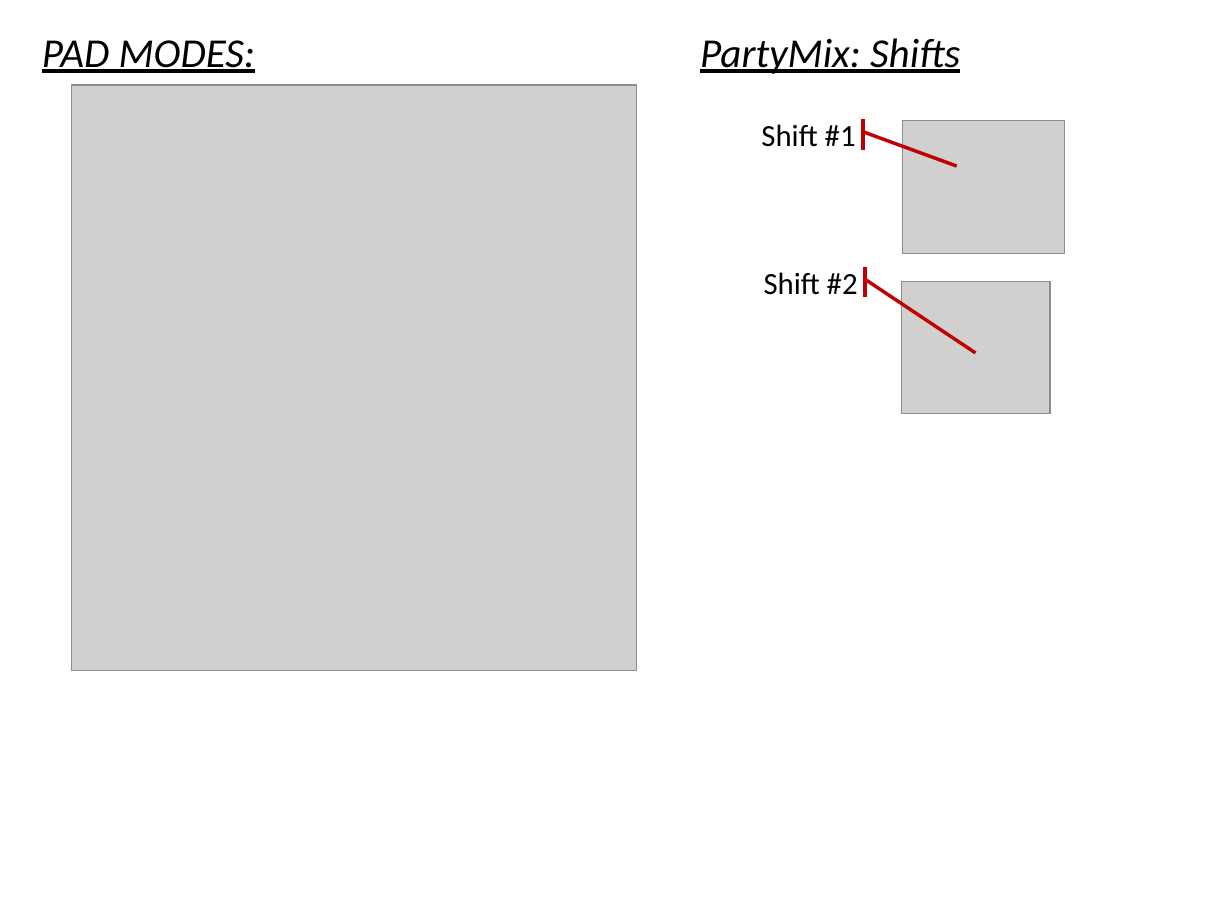
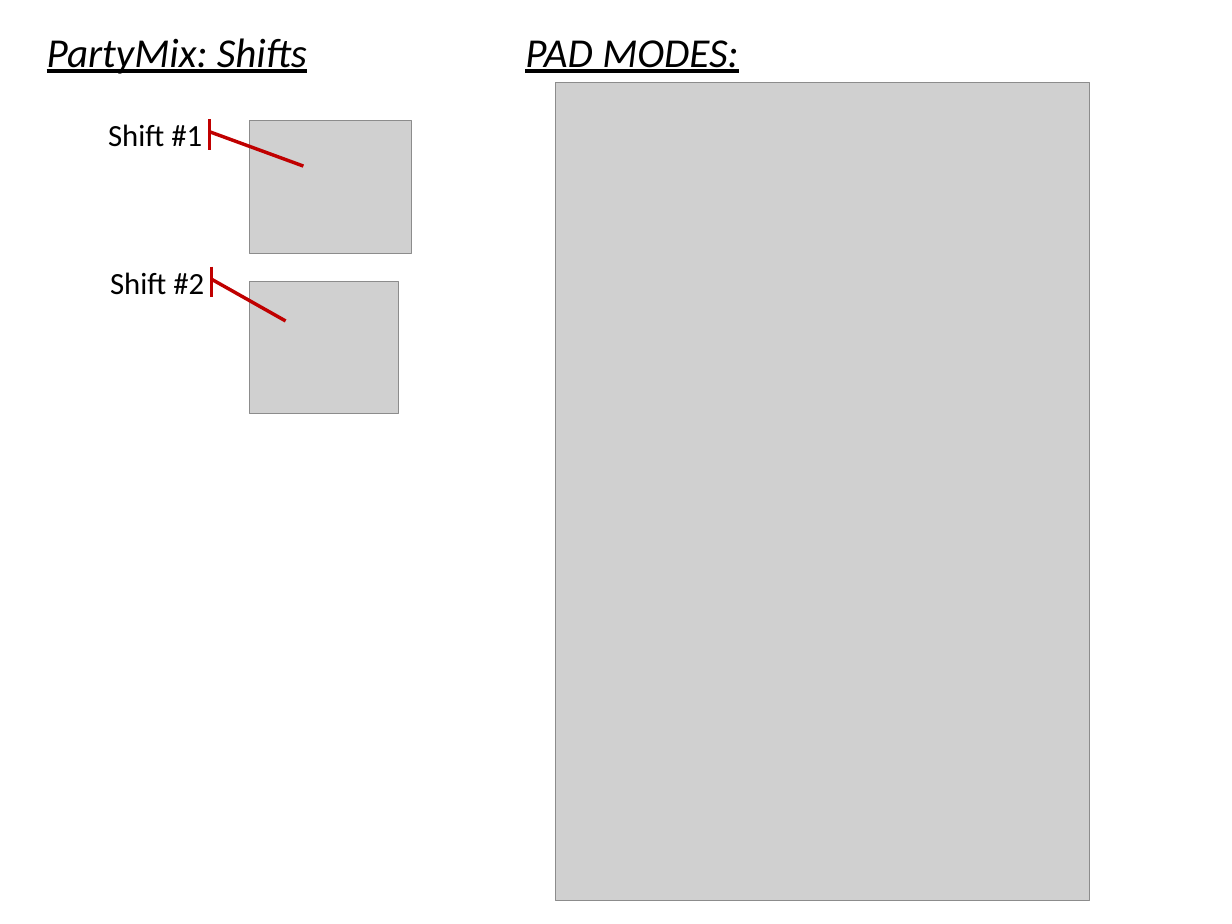
Before and after one commit to pestrela/music, a slide deck: slide 2 of traktor/mapping_party_mix/Source files/PartyMix Mapping - Quick overview.pptx. Drawn at 1232x924 pixels with LibreOffice and Linux fonts; fonts in the diff are those of the drawing; grey boxes stand for pictures. Boxes give left, top, right and bottom in pixels: in the first picture for what was removed or moved away, otherwise in the second. Text is boxed around its words. In the diff, an @@ line names an element or a change of style, - is before the commit and + after.

Commit message:
added XDJ-XZ and partymix v0.8.1 maps.

```diff
--- a/traktor/mapping_party_mix/Source files/PartyMix Mapping - Quick overview.pptx
+++ b/traktor/mapping_party_mix/Source files/PartyMix Mapping - Quick overview.pptx
@@ text "PAD MODES:": place and size @@
-text "PAD MODES:" at (42, 40, 255, 73)
+text "PAD MODES:" at (525, 40, 738, 73)
@@ picture removed at (71, 85, 637, 670) @@
@@ picture added at (556, 83, 1089, 901) @@
@@ 2 accent callouts, 1 picture, 1 text: place and size @@
-2 accent callouts, 1 picture, 1 text at (700, 38, 1064, 297)
+2 accent callouts, 1 picture, 1 text at (47, 38, 410, 297)
@@ accent callout "Shift #2" at (92, 266, 205, 297): proportions changed @@
@@ picture: place and size @@
-picture at (901, 282, 1050, 414)
+picture at (249, 282, 398, 414)
```
Also in this commit, not shown: 1 other slide changed, 37 other files.
